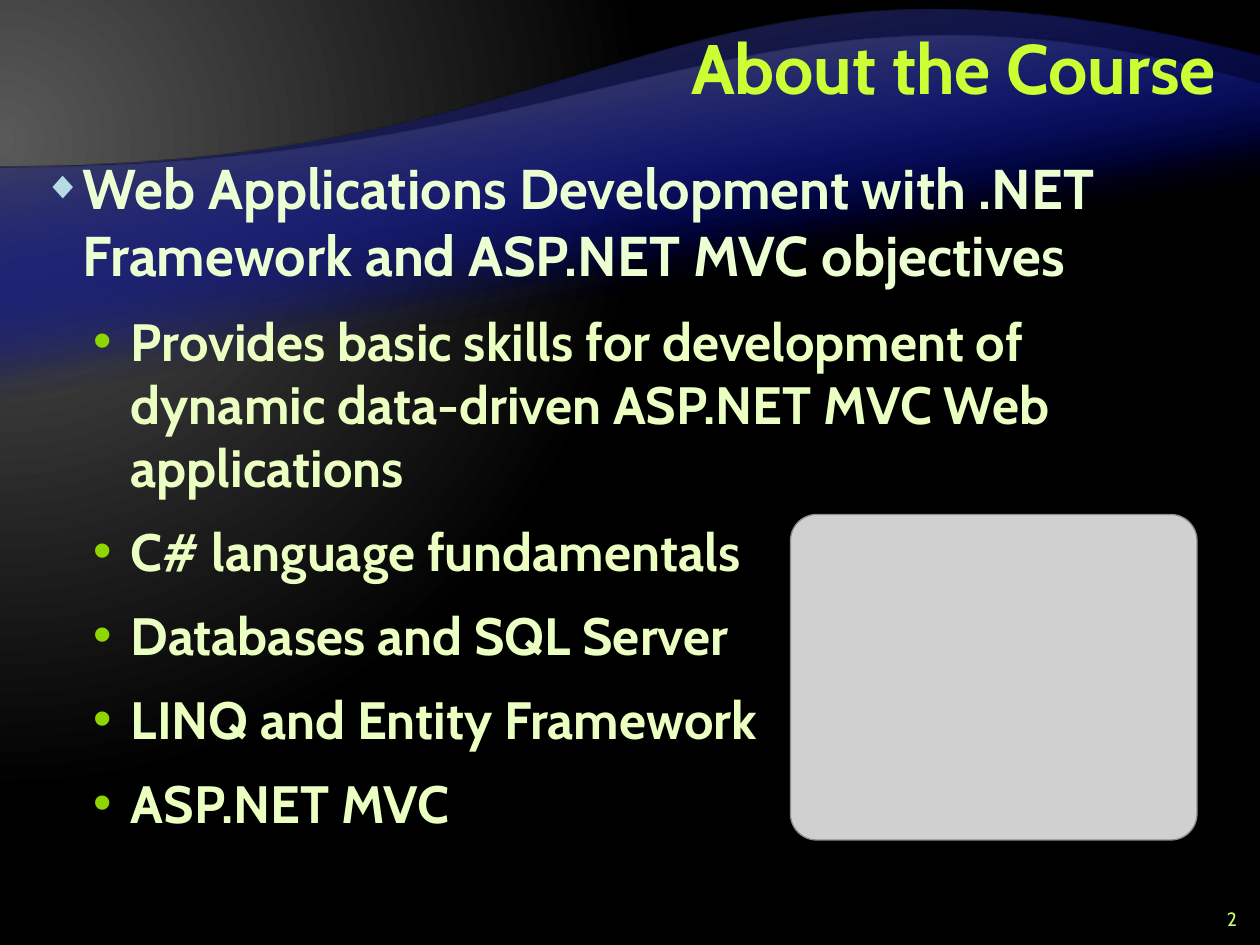
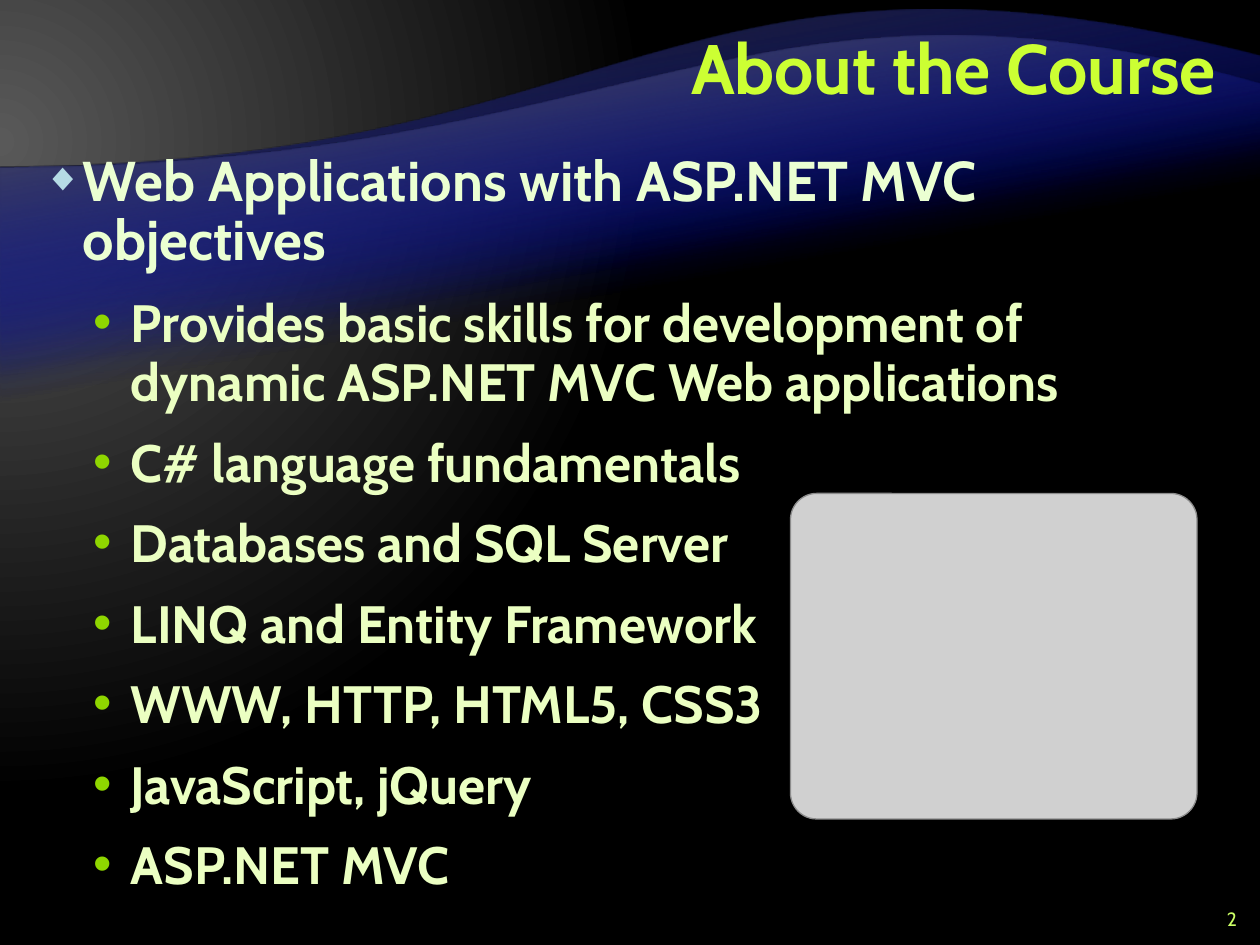
Before and after one commit to Lockheed01/aspnet-mvc-course, a slide deck: slide 2 of Lectures/0. Course Introduction/--for-editing--Course Introduction.pptx. Drawn at 1260x945 pixels with LibreOffice and Linux fonts; fonts in the diff are those of the drawing; grey boxes stand for pictures; background and template pictures are left out. Boxes give left, top, right and bottom in pixels: in the first picture for what was removed or moved away, otherwise in the second. Text is boxed around its words. In the diff, an @@ line names an element or a change of style, - is before the commit and + after.

```diff
--- a/Lectures/0. Course Introduction/--for-editing--Course Introduction.pptx
+++ b/Lectures/0. Course Introduction/--for-editing--Course Introduction.pptx
@@ text at box(83, 153, 1058, 413): text changed @@
-◆ Web Applications Development with .NET Framework and ASP.NET MVC objectives
-  • Provides basic skills for development of dynamic data-driven ASP.NET MVC Web applications
+◆ Web Applications with ASP.NET MVC objectives
+  • Provides basic skills for development of dynamic ASP.NET MVC Web applications
@@ text at box(131, 442, 757, 885): line spacing 1 to 34pt @@
@@ picture: place and size @@
-picture at box(790, 514, 1197, 839)
+picture at box(790, 494, 1197, 819)
@@ text at box(131, 685, 763, 816): paragraphs added @@
+  • WWW, HTTP, HTML5, CSS3
+  • JavaScript, jQuery
```
Also in this commit, not shown: 12 other slides changed, 4 slides added, 4 slides removed.
